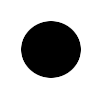
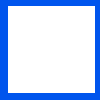
Revision of a layered 100 × 100 image; what changed, layer by layer:
added layer "kijelöl" above "új négyzet f" over [0, 0, 100, 100]
hid "kis kör" over [21, 21, 81, 78]
